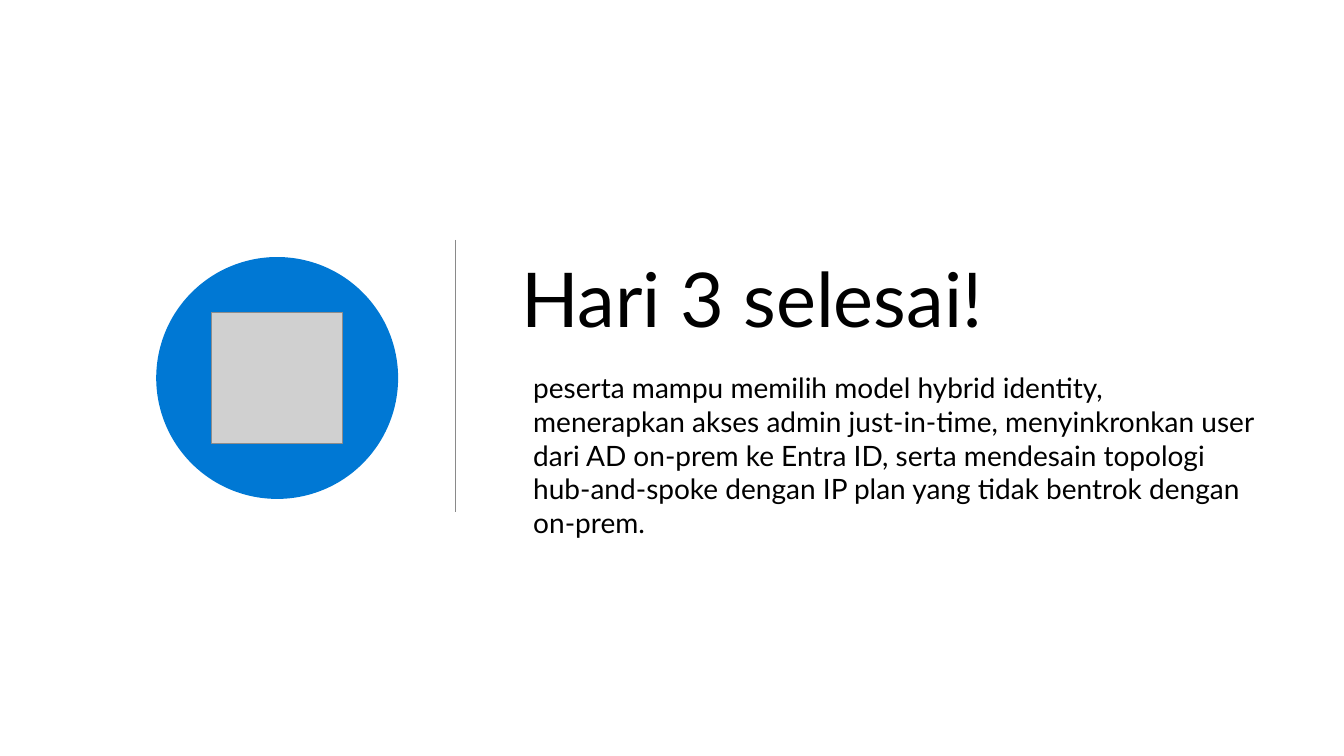
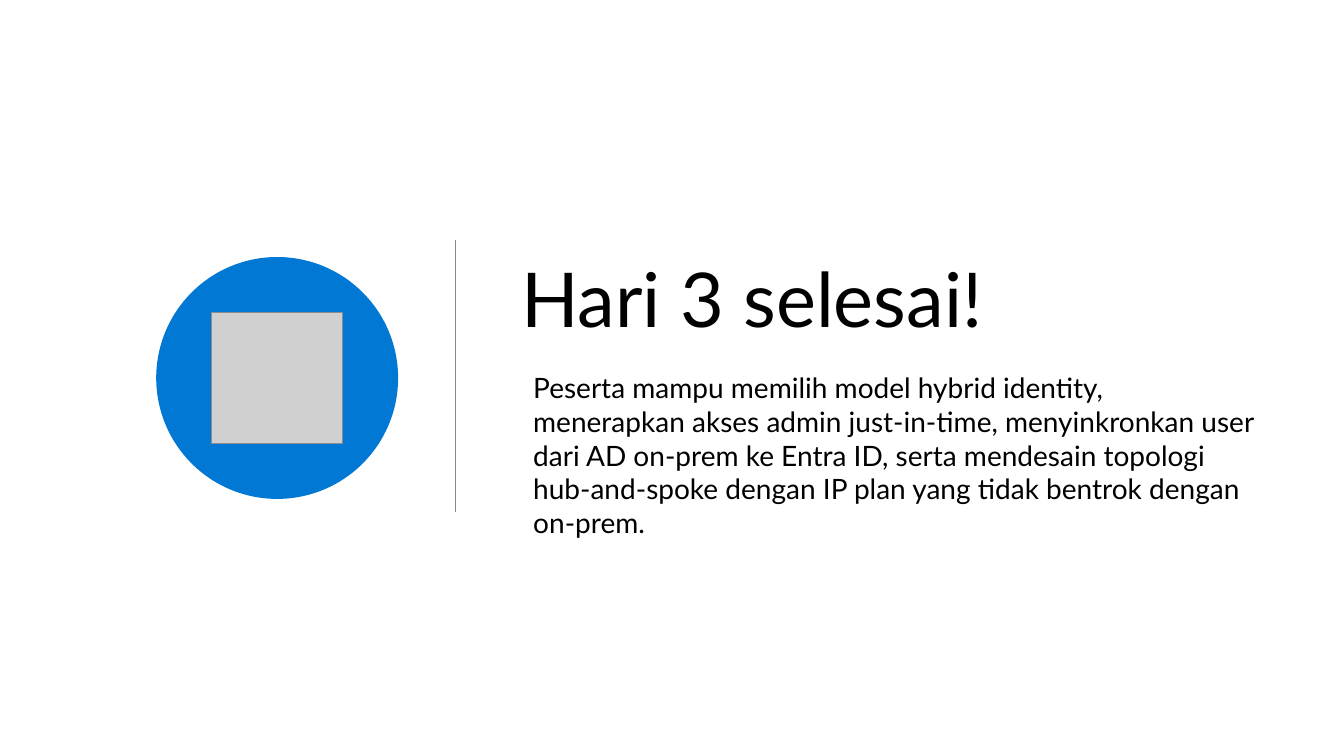
Before and after one commit to medisa-aris/azure-landing-zone-training, a slide deck: slide 59 of slides/pptx/slide_day03_identity-and-network.pptx. Drawn at 1344x756 pixels with LibreOffice and Linux fonts; fonts in the diff are those of the drawing; grey boxes stand for pictures; background and template pictures are left out. Boxes give left, top, right and bottom in pixels: in the first picture for what was removed or moved away, otherwise in the second. Text is boxed around its words. In the diff, an @@ line names an element or a change of style, - is before the commit and + after.

```diff
--- a/slides/pptx/slide_day03_identity-and-network.pptx
+++ b/slides/pptx/slide_day03_identity-and-network.pptx
@@ text at (533,377,1254,538): text changed @@
-peserta mampu memilih model hybrid identity, menerapkan akses admin just-in-time, menyinkronkan user dari AD on-prem ke Entra ID, serta mendesain topologi hub-and-spoke dengan IP plan yang tidak bentrok dengan on-prem.
+Peserta mampu memilih model hybrid identity, menerapkan akses admin just-in-time, menyinkronkan user dari AD on-prem ke Entra ID, serta mendesain topologi hub-and-spoke dengan IP plan yang tidak bentrok dengan on-prem.
```
Also in this commit, not shown: 8 other slides changed, 5 other files.
